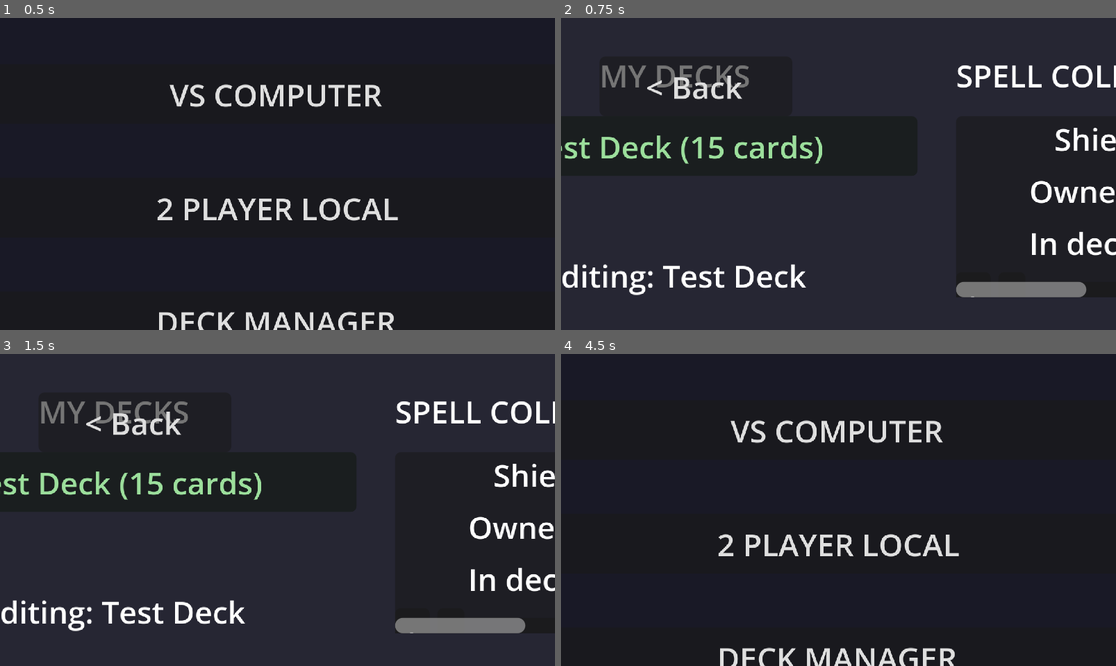
Above: before the commit, frames 1-4 (two rows, left to right).
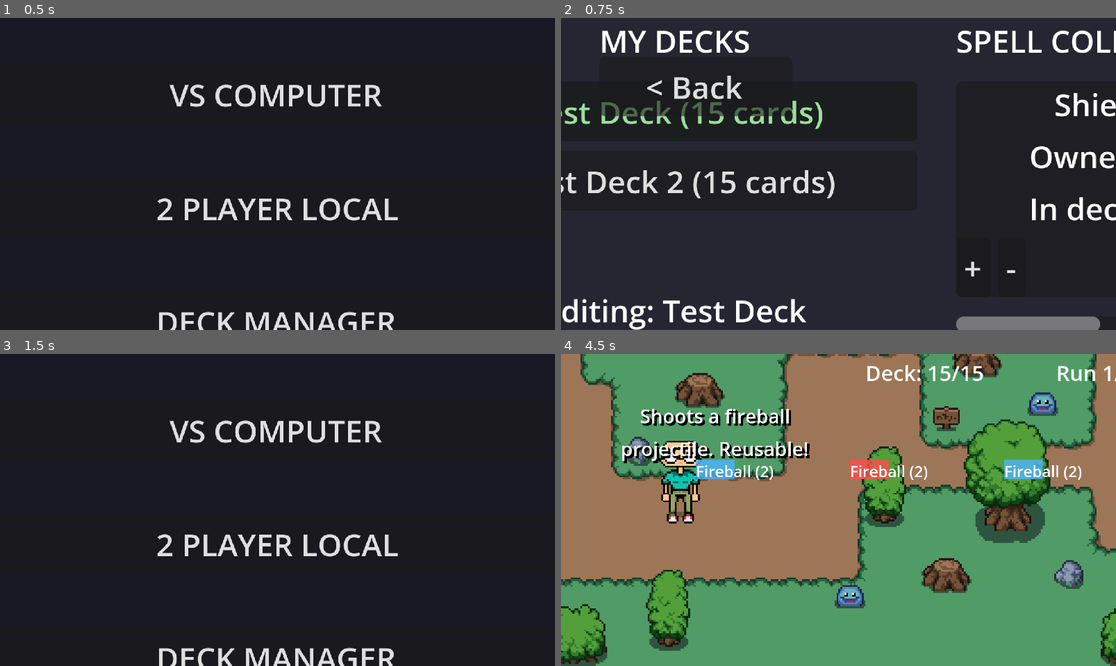
Above: after the commit, the same moments.

Repository: McBoatright/godot-game-project
Game: Godot game, scene res://scenes/main_menu.tscn
Two runs of this game, one before a commit and one after it. Both use one fixed random seed, a clock stepped at 60 frames per second and the inputs below. The engine's default icon, where the game draws it, is replaced by a stand-in: a white triangle on a blue panel in a dark square.
Inputs (mouse positions are in pixels of both pictures, inside the frame that each line leads up to):
- Up to frame 1 (0.5 s): no input
- Up to frame 2 (0.75 s): click "DECK MANAGER" at 0.5 s
- Up to frame 3 (1.5 s): click "Test Deck (15 cards)" at 1.25 s
- Up to frame 4 (4.5 s): click (838, 428) at 2 s, where only the run after the commit has a clickable "VS COMPUTER"; click (971, 637) at 2.75 s, where only the run before the commit has a clickable "+"; click (1010, 637) at 3.5 s, where only the run before the commit has a clickable "-"; click (694, 422) at 4.25 s, where only the run before the commit has a clickable "< Back"

Frame 1 is identical in both runs. In frame 2, 14% of the frame differs, in the area x 0-100%, y 4-100%; in frame 3, 10%; in frame 4, 99%, in the area x 0-100%, y 0-100%.

Commit message:
Add deck manager UI with two test decks
- Created DeckConfig resource class to store deck configurations
- Built deck_manager_ui.tscn with left panel (deck list) and right panel (spell collection)
- Added deck_manager_ui.gd with functionality to add/remove spells from decks
- Added DECK MANAGER button to main menu
- Created Test Deck (8 Shield, 7 Fireball)
- Created Test Deck 2 (15 Fireball)
- Player now owns 15 Fireballs and 8 Shields
- Implemented scene navigation between main menu and deck manager

Diff:
--- a/scripts/deck_manager_ui.gd
+++ b/scripts/deck_manager_ui.gd
@@ -21,9 +21,9 @@
 	back_button.pressed.connect(_on_back_button_pressed)
 
 func setup_owned_spells():
-	# For now, player owns 8 Shield and 7 Fireball
+	# For now, player owns 8 Shield and 15 Fireball
 	owned_spells["Shield"] = 8
-	owned_spells["Fireball"] = 7
+	owned_spells["Fireball"] = 15
 
 func setup_default_deck():
 	# Create the default "Test Deck"
@@ -38,6 +38,16 @@
 		test_deck.add_spell("Fireball")
 
 	all_decks.append(test_deck)
+
+	# Create "Test Deck 2" with 15 Fireballs
+	var test_deck_2 = DeckConfig.new("Test Deck 2")
+
+	# Add 15 Fireball spells
+	for i in range(15):
+		test_deck_2.add_spell("Fireball")
+
+	all_decks.append(test_deck_2)
+
 	current_deck = test_deck
 
 func refresh_ui():
